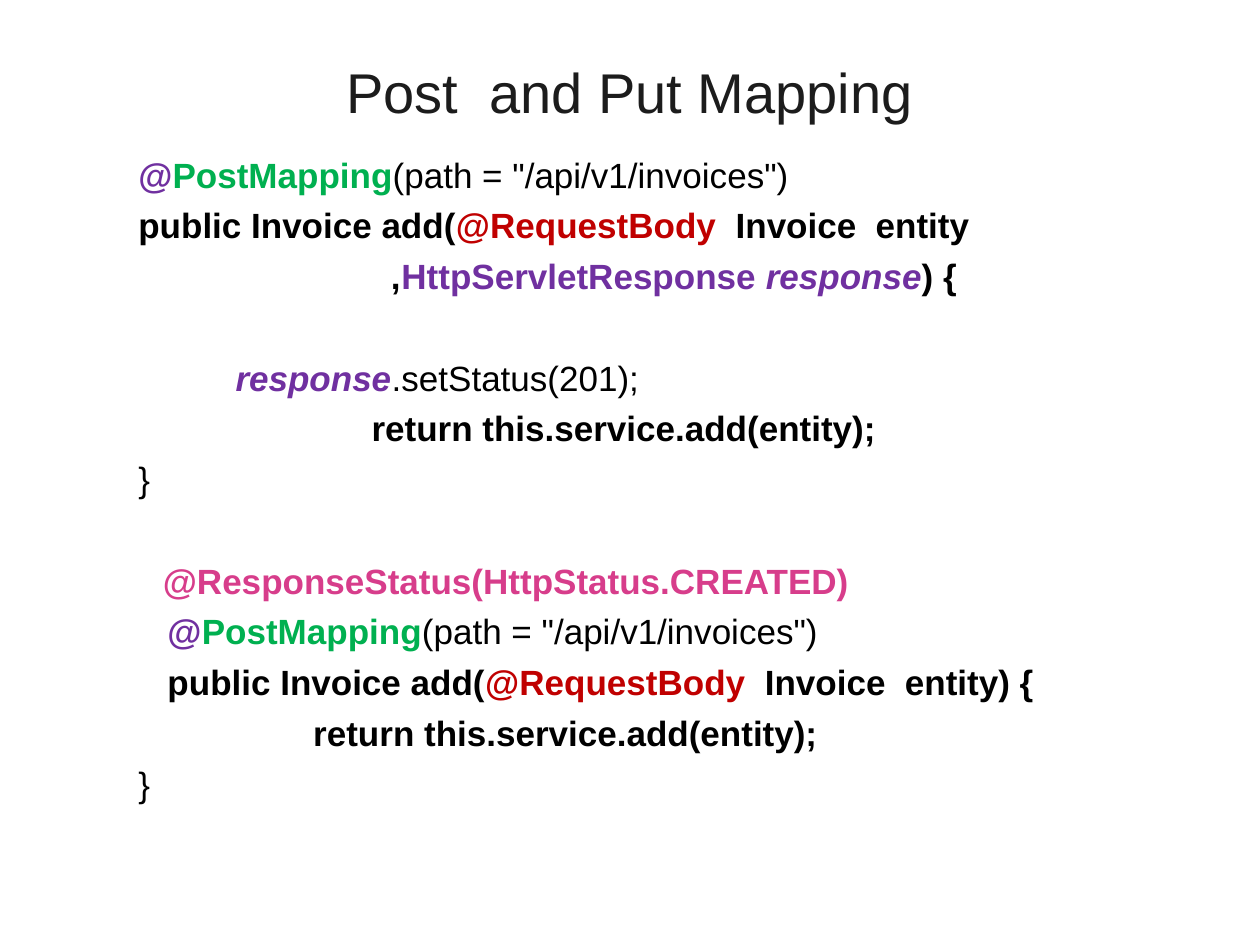
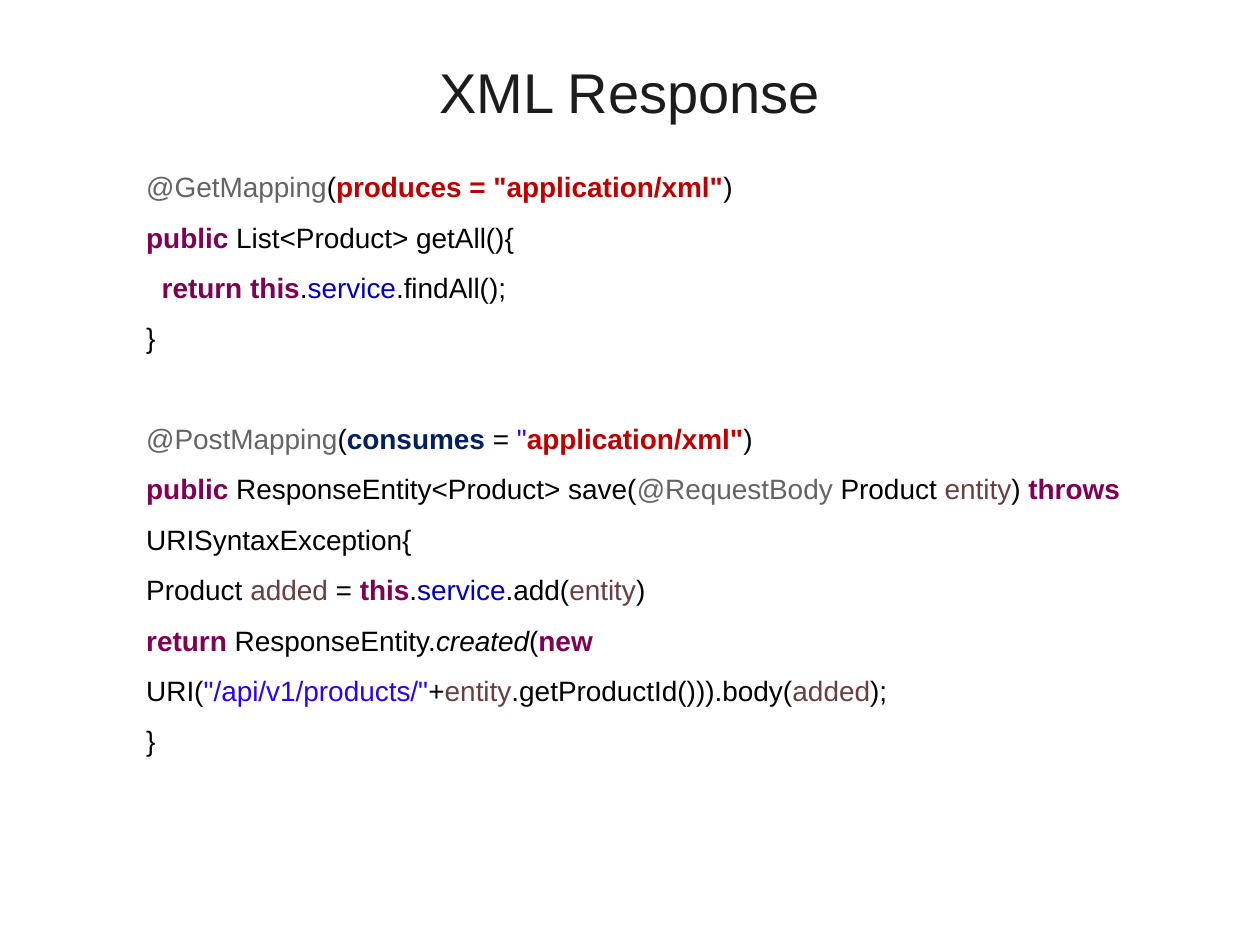
Before and after one commit to vatsanTraining/training_july_2023, a slide deck: slide 45 of SpringBoot_REST_Bajaj.ppt (slide 12 before the commit). Drawn at 1260x945 pixels with LibreOffice and Linux fonts; fonts in the diff are those of the drawing; background and template pictures are left out. Boxes give left, top, right and bottom in pixels: in the first picture for what was removed or moved away, otherwise in the second. Text is boxed around its words. In the diff, an @@ line names an element or a change of style, - is before the commit and + after.

```diff
--- a/SpringBoot_REST_Bajaj.ppt
+++ b/SpringBoot_REST_Bajaj.ppt
@@ title at (x1=439, y1=74, x2=820, y2=124): text changed @@
-Post and Put Mapping
+XML Response
@@ text "@GetMapping(produces = "application/xml")" at (x1=146, y1=176, x2=1119, y2=706): size 20 to 16 pt in "}", "}"; list level 2 to 3 in "}"; line spacing 1 to 1.5 @@
@@ text at (x1=146, y1=176, x2=732, y2=303): text changed; size 20 to 16 pt; bold off @@
-  @PostMapping(path = "/api/v1/invoices")
-  public Invoice add(@RequestBody Invoice entity
-  ,HttpServletResponse response) {
-  response.setStatus(201);
-  return this.service.add(entity);
+    @GetMapping(produces = "application/xml")
+    public List<Product> getAll(){
+    return this.service.findAll();
@@ text at (x1=146, y1=428, x2=1119, y2=706): text changed; size 20 to 16 pt; bold off @@
-@ResponseStatus(HttpStatus.CREATED)
-  @PostMapping(path = "/api/v1/invoices")
-  public Invoice add(@RequestBody Invoice entity) {
-  return this.service.add(entity);
+    @PostMapping(consumes = "application/xml")
+    public ResponseEntity<Product> save(@RequestBody Product entity) throws URISyntaxException{
+    Product added = this.service.add(entity)
+    return ResponseEntity.created(new URI("/api/v1/products/"+entity.getProductId())).body(added);
```
Also in this commit, not shown: 3 other slides changed, 56 slides added, 7 slides removed, 16 other files.
